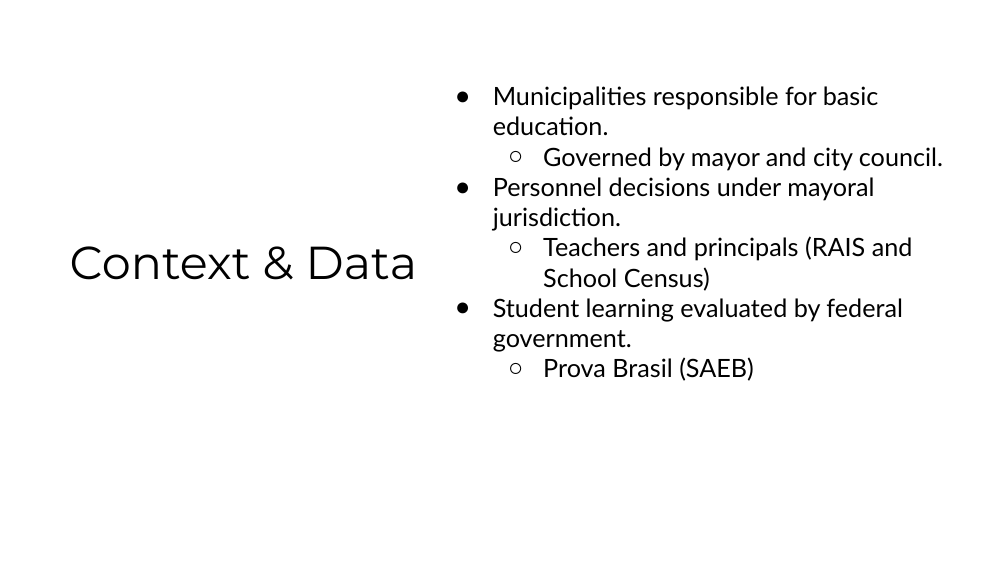
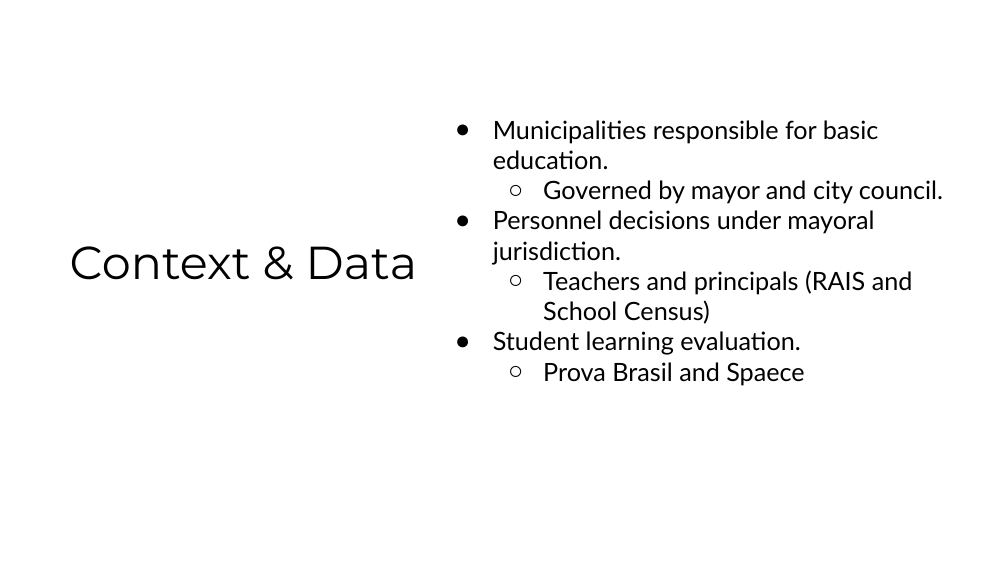
Before and after one commit to galileukim/patronage-education, a slide deck: slide 9 of presentation/2020_presentation_patronage_brazil_lab.pptx. Drawn at 1008x567 pixels with LibreOffice and Linux fonts; fonts in the diff are those of the drawing. Boxes give left, top, right and bottom in pixels: in the first picture for what was removed or moved away, otherwise in the second. Text is boxed around its words. In the diff, an @@ line names an element or a change of style, - is before the commit and + after.

```diff
--- a/presentation/2020_presentation_patronage_brazil_lab.pptx
+++ b/presentation/2020_presentation_patronage_brazil_lab.pptx
@@ text "Municipalities responsible for basic education.": place and size @@
-text "Municipalities responsible for basic education." at [493,86,943,381]
+text "Municipalities responsible for basic education." at [493,120,943,385]
@@ text at [493,331,804,385]: text changed @@
-● Student learning evaluated by federal government.
-  ○ Prova Brasil (SAEB)
+● Student learning evaluation.
+  ○ Prova Brasil and Spaece
```
Also in this commit, not shown: 10 other slides changed, 1 slide added, 2 other files.
